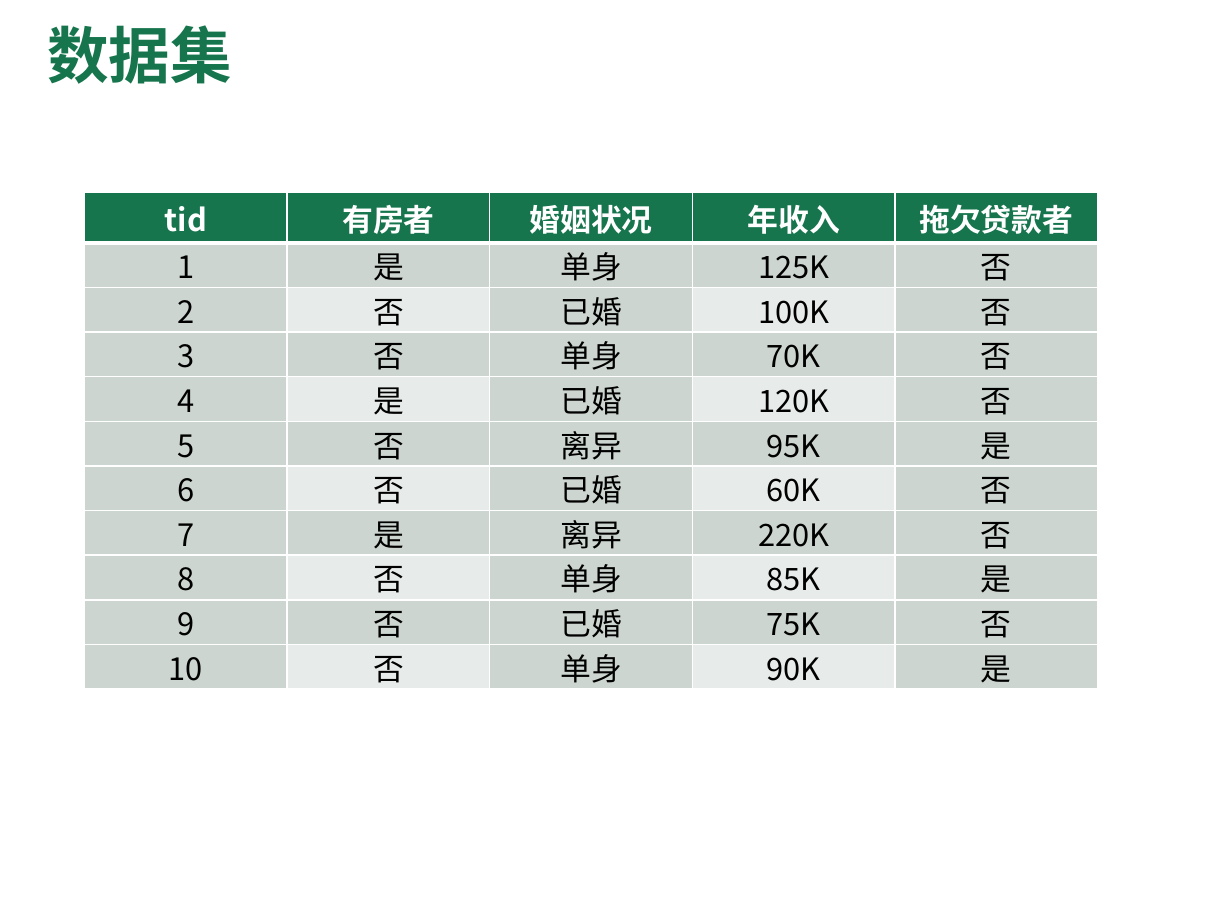
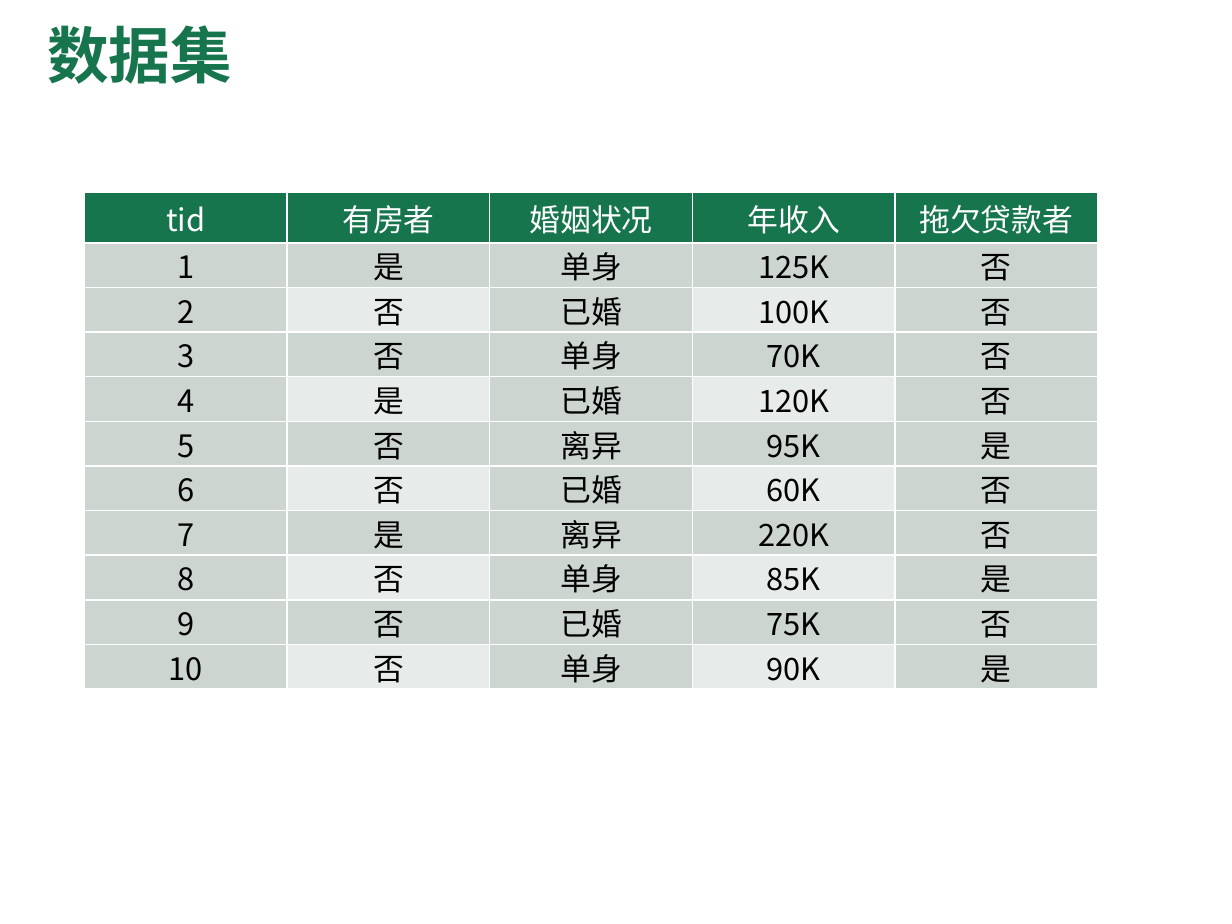
Before and after one commit to Aetik-yue/CQU_Study_Material, a slide deck: slide 24 of 机器学习/课件/ML-ch4-决策树.pptx. Drawn at 1232x924 pixels with LibreOffice and Linux fonts; fonts in the diff are those of the drawing; background and template pictures are left out. Boxes give left, top, right and bottom in pixels: in the first picture for what was removed or moved away, otherwise in the second. Text is boxed around its words. In the diff, an @@ line names an element or a change of style, - is before the commit and + after.

```diff
--- a/机器学习/课件/ML-ch4-决策树.pptx
+++ b/机器学习/课件/ML-ch4-决策树.pptx
@@ table at (85,192,1095,687) @@
@@ bold off in "tid", "有房者", "婚姻状况", "年收入" and 1 more places @@
```
Also in this commit, not shown: 2 other slides changed, 20 other files.
